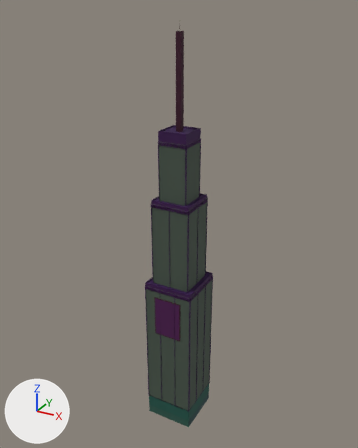
Before and after pictures for a commit that changed the glTF model public/assets/buildings/tower_c.glb.
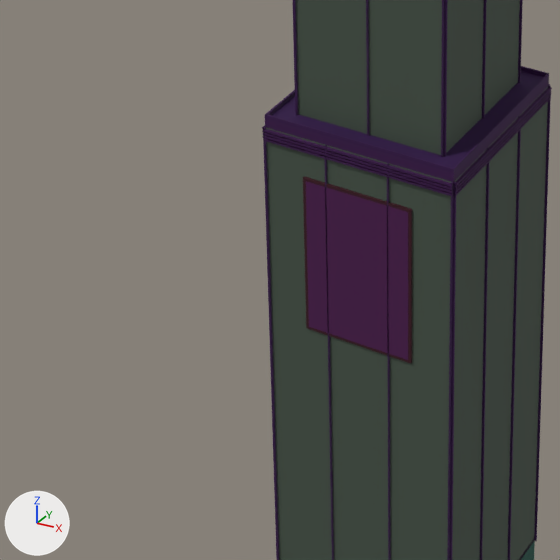
Each version appears first whole from a 50 mm lens placed at (114.0, -208.0, 225.7), pointed at (-2.4, 3.7, 119.9), and next in a close-up on the part from 23% to 60% of the width and 57% to 87% of the height. The axes (+X, +Y, +Z) are drawn at lower left. The lights are the same throughout. The older version's two pictures come first. Where no turn or scale is listed for an object, it has been applied to the vertices. Vertices at exactly the same position are counted once.

Objects in the first close-up: 'tower_c'.
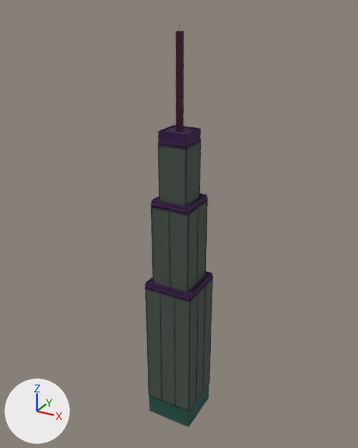
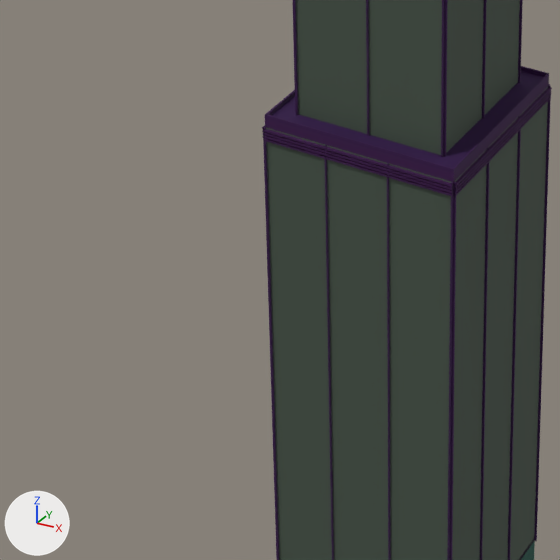
The edits, one by one:
me_tower_c is used by ob_tower_c; location (0.0, 0.0, 109.9).
me_tower_c had 724 vertices, 1162 faces and spanned x -14.0..14.0, y -14.0..14.0, z -110.0..110.0.
me_tower_c now has 712 vertices, 1150 faces and spans x -14.0..14.0, y -14.0..14.0, z -110.0..110.0.
me_tower_c part 1: the loose piece of 8 vertices spanning x -8.0..8.0, y -14.0, z -51.0..-28.0 is deleted.
me_tower_c part 2: the loose piece of 4 vertices spanning x -7.0..7.0, y -14.0, z -50.0..-28.0 is deleted.

Boxes (x1, y1, x2, y2) around the edits, measured in the close-ups (560 x 560 px):
part 1 of me_tower_c, deleted: before (303, 176, 412, 363)
part 2 of me_tower_c, deleted (purple): before (306, 181, 408, 360)
